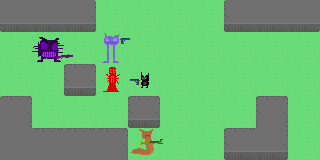
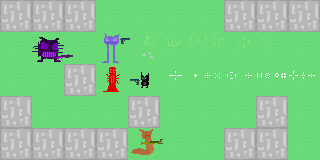
Layered file, before and after one edit (320 × 160). Changes by layer:
added layer "Crosshairs" above "Blerb" over box(169, 71, 315, 80)
removed layer "Layer" over box(0, 0, 320, 160)
added layer "Wall3" above "Wall2" over box(0, 0, 320, 160)
hid "Wall2", painted on it over box(0, 0, 320, 160)
added layer "Environment" above "Floor2" over box(142, 35, 271, 58)
